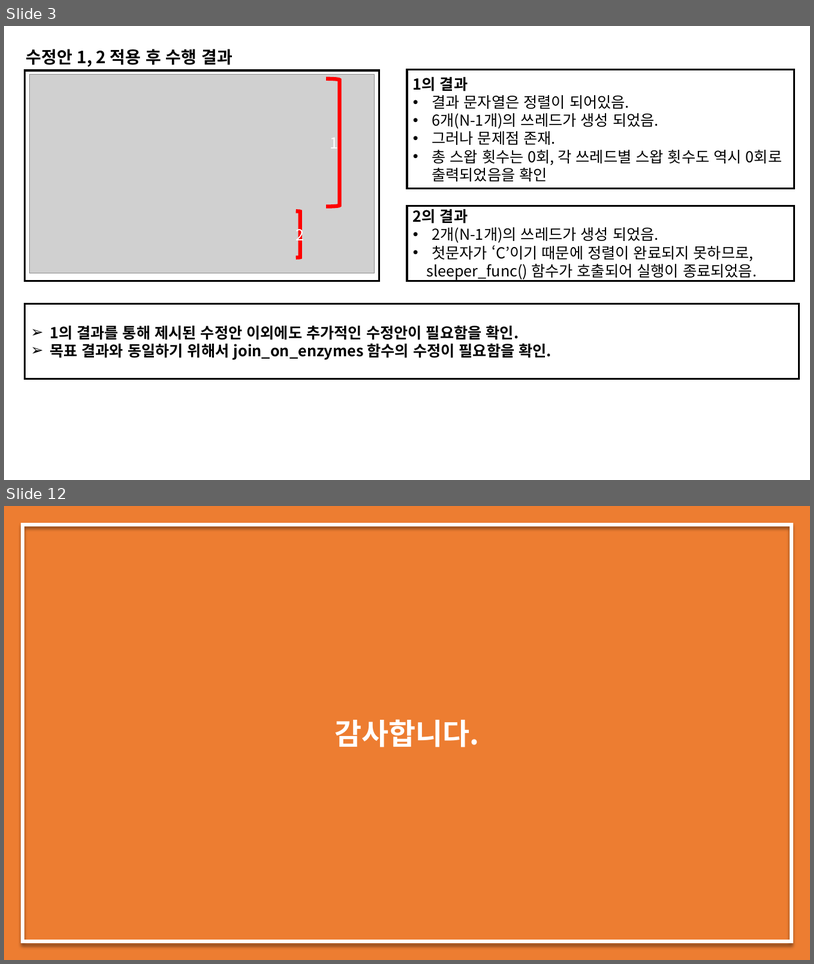
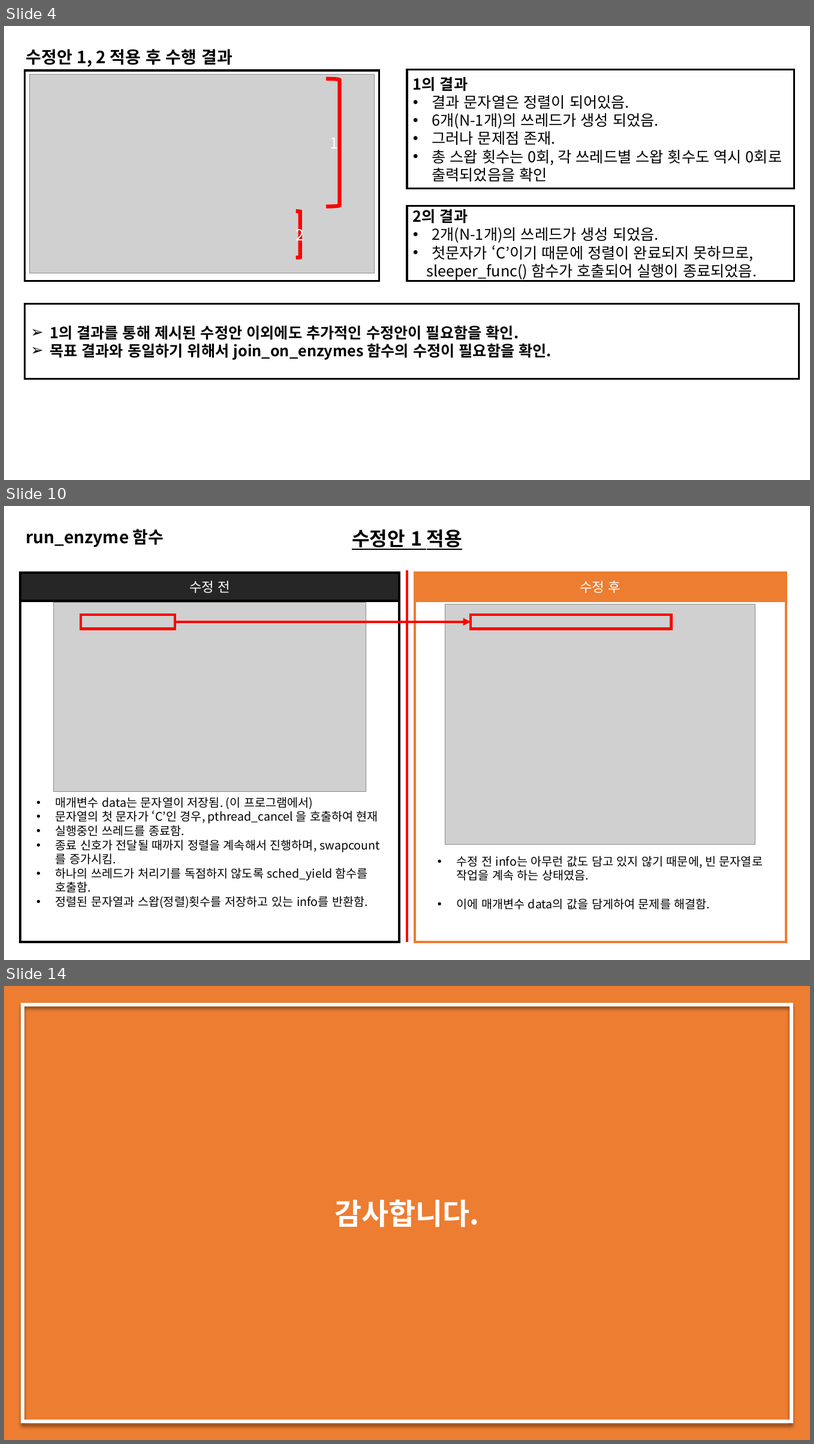
Before and after one commit to dudghks97/OS, a slide deck: 2016305078_최영환_os_report_02.pptx. Shown one above the other, each under a label of ours: slides 3 and 12 before the commit, slides 4, 10 and 14 after it; the slides between them are not shown. The pictures are 814x964 and 814x1444 pixels, drawn with LibreOffice and Linux fonts; fonts in the diff are those of the drawing; grey boxes stand for pictures. Boxes give left, top, right and bottom in pixels: in the first picture for what was removed or moved away, otherwise in the second. Text is boxed around its words. In the diff, an @@ line names an element or a change of style, - is before the commit and + after.

```diff
--- a/2016305078_최영환_os_report_02.pptx
+++ b/2016305078_최영환_os_report_02.pptx
@@ slide 10 added at [4, 506, 810, 960], background #FFFFFF @@
@@ text added at [26, 529, 164, 547], 20 pt, text #000000, bold @@
+run_enzyme 함수
@@ text added at [352, 529, 462, 550], 23 pt, text #000000, bold, underline @@
+수정안 1 적용
@@ rectangle added at [20, 573, 400, 600], fill #262626, outline #000000 3 pt, 16 pt, text #FFFFFF @@
+수정 전
@@ line added from (408, 571) to (408, 942), #FF0000 2.25 pt @@
@@ rectangle added at [415, 573, 786, 600], fill #ED7D31, outline #ED7D31 3 pt, 16 pt, text #FFFFFF @@
+수정 후
@@ rectangle added at [20, 600, 400, 942], outline #000000 3 pt @@
@@ picture added at [54, 602, 367, 792] @@
@@ rectangle added at [415, 600, 786, 942], outline #ED7D31 3 pt @@
@@ picture added at [446, 604, 756, 844] @@
@@ rectangle added at [81, 615, 175, 629], outline #FF0000 3 pt @@
@@ arrow added from (175, 622) to (471, 622), #FF0000 3 pt @@
@@ rectangle added at [471, 615, 672, 629], outline #FF0000 3 pt @@
@@ text added at [56, 796, 378, 908], 14 pt, text #000000 @@
+• 매개변수 data는 문자열이 저장됨. (이 프로그램에서)
+• 문자열의 첫 문자가 ‘C’인 경우, pthread_cancel 을 호출하여 현재
+• 실행중인 쓰레드를 종료함.
+• 종료 신호가 전달될 때까지 정렬을 계속해서 진행하며, swapcount를 증가시킴.
+• 하나의 쓰레드가 처리기를 독점하지 않도록 sched_yield 함수를 호출함.
+• 정렬된 문자열과 스왑(정렬)횟수를 저장하고 있는 info를 반환함.
@@ text added at [456, 855, 763, 909], 14 pt, text #000000 @@
+• 수정 전 info는 아무런 값도 담고 있지 않기 때문에, 빈 문자열로 작업을 계속 하는 상태였음.
+• 이에 매개변수 data의 값을 담게하여 문제를 해결함.
@@ what was slide 3 is now slide 4 @@
@@ what was slide 12 is now slide 14 @@
```
Also in this commit, not shown: 3 slides changed, 7 other slides added, 6 slides removed, 3 other files.
